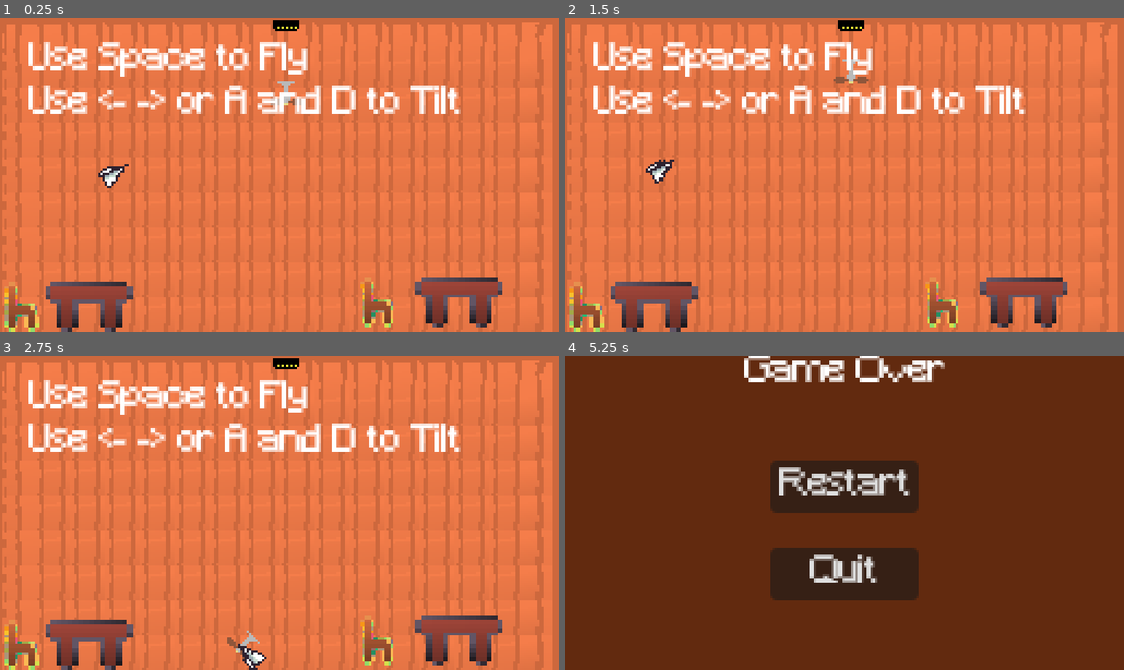
Above: before the commit, frames 1-4 (two rows, left to right).
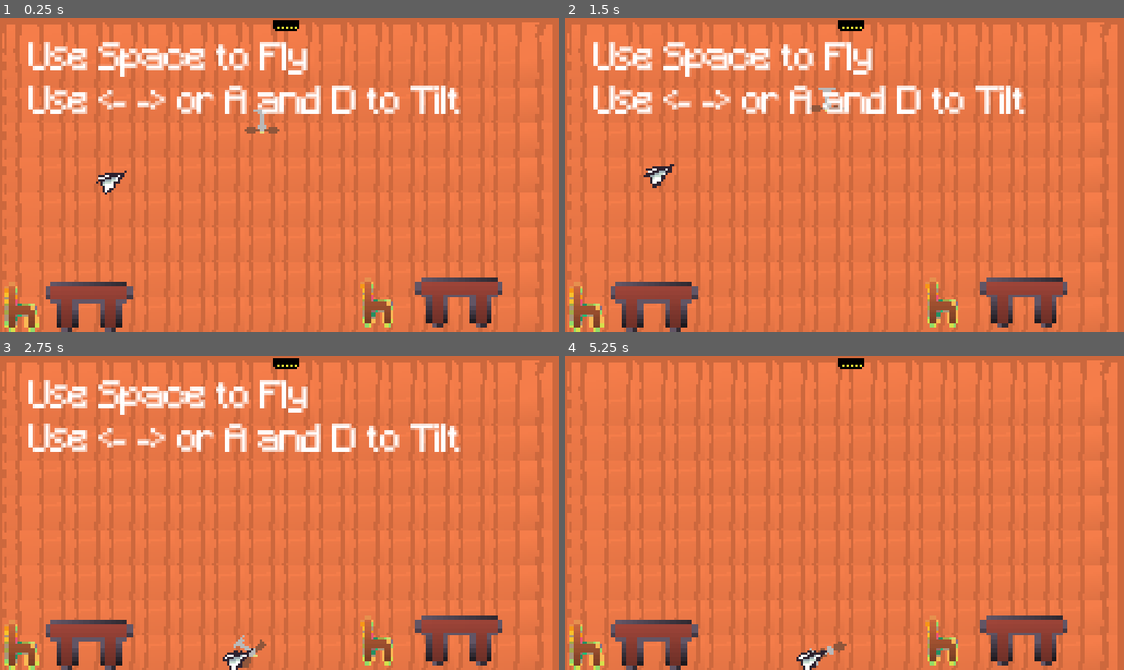
Above: after the commit, the same moments.

Repository: jreje/fan
Game: Godot game, scene res://Main.tscn
Same seed, same stepped clock (60 frames per second), same inputs: the game is played once before the commit and once after it.
Inputs (mouse positions are in pixels of both pictures, inside the frame that each line leads up to):
- Up to frame 1 (0.25 s): no input
- Up to frame 2 (1.5 s): hold D (tilt_right) 0.53-1.25 s; hold Space (fly) 0.53-1.25 s; click "Restart" at 1.25 s
- Up to frame 3 (2.75 s): hold A (tilt_left) from 2.03 s (still down); tap Space (fly) at 2.1 s
- Up to frame 4 (5.25 s): release A (tilt_left) at 2.78 s; hold D (tilt_right) 2.78-3.5 s; hold Space (fly) 2.78-3.5 s; click (844, 487) at 3.5 s, where only the run before the commit has a clickable "Restart"; hold D (tilt_right) 4.28-5.03 s; tap Space (fly) at 4.35 s; hold A (tilt_left) from 5.03 s (still down); hold Space (fly) from 5.03 s (still down)

The runs differ from the first frame. In frame 1, 0.6% of the frame differs, in the area x 17-54%, y 20-57%; in frame 2, 0.5%; in frame 3, 0.5%; in frame 4, 100%, in the area x 0-100%, y 0-100%.

Commit message:
Move Plane FIles

Diff:
--- a/Main.tscn
+++ b/Main.tscn
@@ -7,7 +7,7 @@
 [ext_resource type="PackedScene" uid="uid://jgl2wju3umxg" path="res://player/player.tscn" id="5_w48qg"]
 [ext_resource type="PackedScene" uid="uid://yx0qca3h6vq0" path="res://level/obstacles/chair/chairscn.tscn" id="6_vivmo"]
 [ext_resource type="PackedScene" uid="uid://woocu64r6rey" path="res://level/obstacles/table/table.tscn" id="7_2cqfq"]
-[ext_resource type="PackedScene" uid="uid://cwvdl6pb413k8" path="res://plane.tscn" id="8_yaehf"]
+[ext_resource type="PackedScene" uid="uid://cwvdl6pb413k8" path="res://level/obstacles/plane/plane.tscn" id="8_yaehf"]
 [ext_resource type="PackedScene" uid="uid://bfhqr67p734h7" path="res://ui/controls_directions_message.tscn" id="9_074og"]
 [ext_resource type="Script" uid="uid://dye2j1eg478y3" path="res://ui/controls_directions_message.gd" id="10_cegan"]
 
@@ -88,7 +88,7 @@
 
 [node name="Player" parent="." unique_id=1895383633 instance=ExtResource("5_w48qg")]
 visibility_layer = 4
-position = Vector2(131, 17)
+position = Vector2(120, 30)
 
 [node name="chairscn" parent="." unique_id=1836747146 instance=ExtResource("6_vivmo")]
 visibility_layer = 4
--- a/plane.tscn
+++ b/level/obstacles/plane/plane.tscn
@@ -1,7 +1,7 @@
 [gd_scene format=3 uid="uid://cwvdl6pb413k8"]
 
-[ext_resource type="Script" uid="uid://do8wh2xycauj2" path="res://planebody.gd" id="1_dpar4"]
-[ext_resource type="Texture2D" uid="uid://27y3hh8fvs3c" path="res://level/obstacles/plane.png" id="2_nqs3l"]
+[ext_resource type="Script" uid="uid://do8wh2xycauj2" path="res://level/obstacles/plane/planebody.gd" id="1_dpar4"]
+[ext_resource type="Texture2D" uid="uid://27y3hh8fvs3c" path="res://level/obstacles/plane/plane.png" id="2_nqs3l"]
 
 [sub_resource type="RectangleShape2D" id="RectangleShape2D_nt6kf"]
 size = Vector2(4, 5)
Renamed: level/obstacles/plane.png -> level/obstacles/plane/plane.png
Not shown, changed: level/obstacles/plane/plane.png.import
Renamed: planebody.gd -> level/obstacles/plane/planebody.gd
Renamed: planebody.gd.uid -> level/obstacles/plane/planebody.gd.uid
